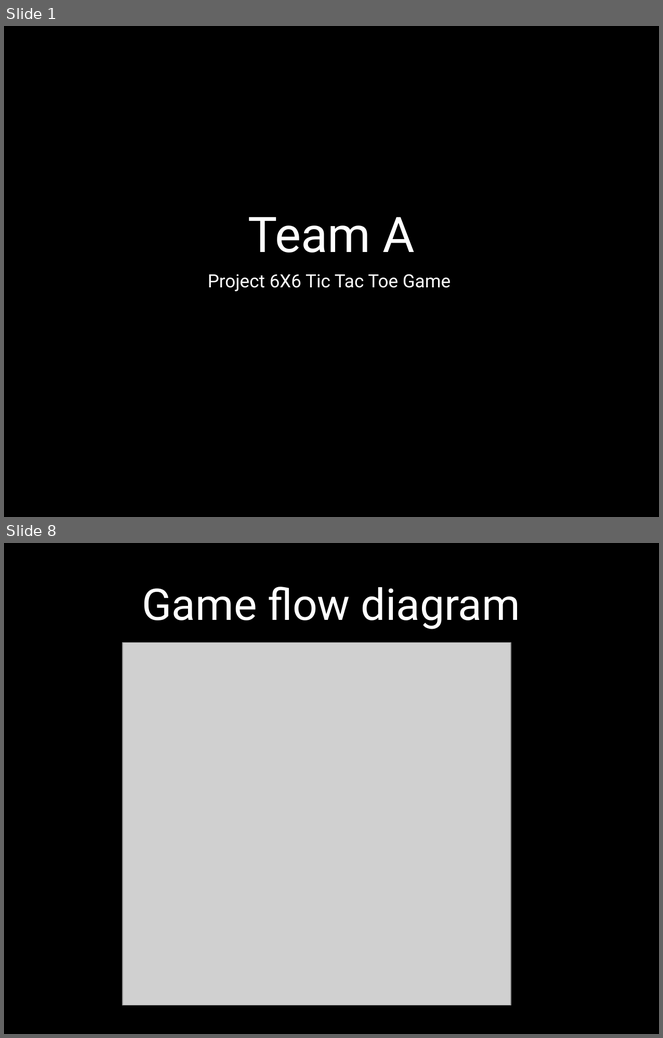
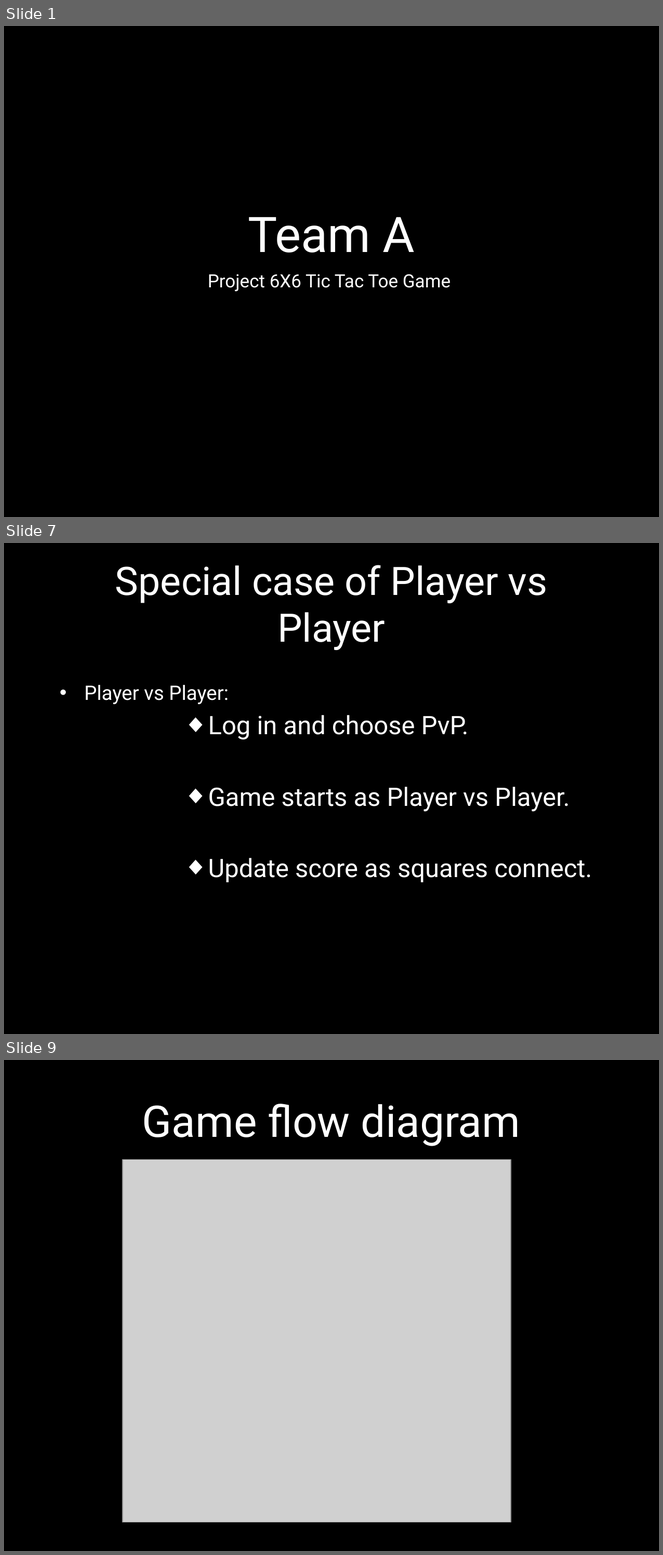
Before and after one commit to Amatarasu/A-Team, a slide deck: Power Point Presentation.pptx. Shown one above the other, each under a label of ours: slides 1 and 8 before the commit, slides 1, 7 and 9 after it; the slides between them are not shown. The pictures are 663x1038 and 663x1555 pixels, drawn with LibreOffice and Linux fonts; fonts in the diff are those of the drawing; grey boxes stand for pictures; background and template pictures are left out. Boxes give left, top, right and bottom in pixels: in the first picture for what was removed or moved away, otherwise in the second. Text is boxed around its words. In the diff, an @@ line names an element or a change of style, - is before the commit and + after.

```diff
--- a/Power Point Presentation.pptx
+++ b/Power Point Presentation.pptx
@@ slide 7 added at <box>4,543,659,1034</box>, background picture (left out) @@
@@ title added at <box>115,565,548,650</box>, 43.2 pt, text #FFFFFF @@
+Special case of Player vs Player
@@ text added at <box>84,685,592,883</box>, 28 pt, text #FFFFFF @@
+• Player vs Player:
+          ◆ Log in and choose PvP.
+          ◆ Game starts as Player vs Player.
+          ◆ Update score as squares connect.
@@ what was slide 8 is now slide 9 @@
```
Also in this commit, not shown: 6 slides changed, 4 other files.
